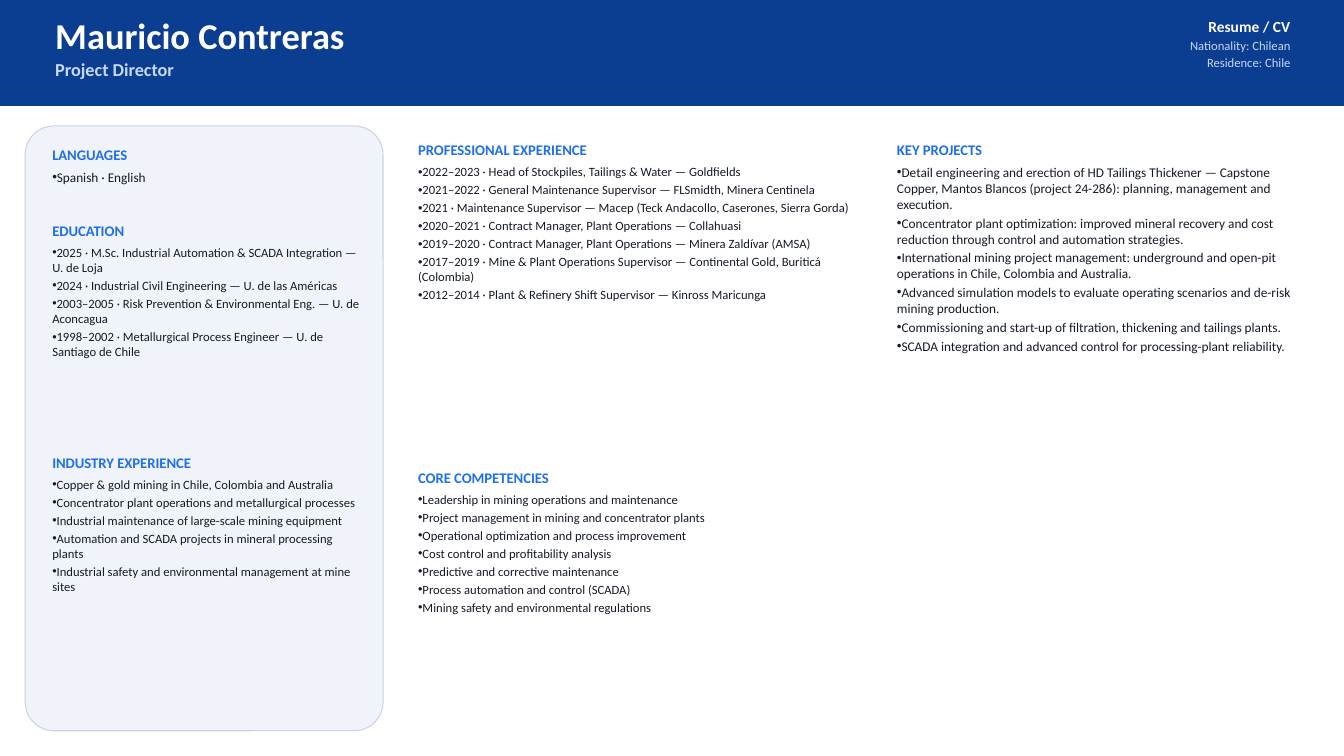
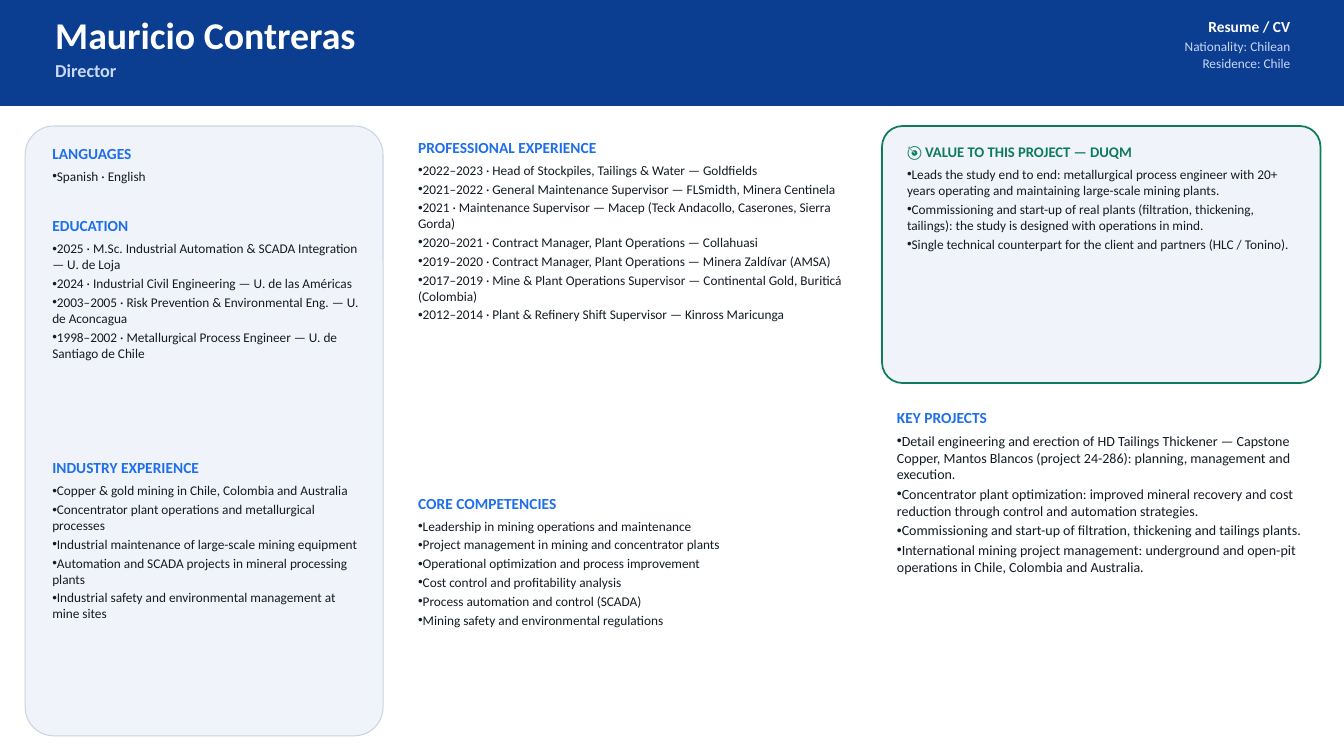
Before and after one commit to jjuri-socialmining/_DemoCustomerOps, a slide deck: slide 3 of web/og-b0d2f7a3-files/Sigma-Digital-Twins-Team-Duqm-EN.pptx. Drawn at 1344x756 pixels with LibreOffice and Linux fonts; fonts in the diff are those of the drawing. Boxes give left, top, right and bottom in pixels: in the first picture for what was removed or moved away, otherwise in the second. Text is boxed around its words. In the diff, an @@ line names an element or a change of style, - is before the commit and + after.

```diff
--- a/web/og-b0d2f7a3-files/Sigma-Digital-Twins-Team-Duqm-EN.pptx
+++ b/web/og-b0d2f7a3-files/Sigma-Digital-Twins-Team-Duqm-EN.pptx
@@ text at bbox=[55, 22, 356, 50]: size 26 to 27 pt in "Mauricio Contreras" @@
@@ text at bbox=[1185, 41, 1291, 68]: size 9 to 9.5 pt in "Nationality: Chilean", "Residence: Chile" @@
@@ text at bbox=[55, 64, 116, 77]: text changed @@
-Project Director
+Director
@@ rounded rectangle: place and size @@
-rounded rectangle at bbox=[25, 126, 383, 731]
+rounded rectangle at bbox=[25, 126, 383, 736]
@@ text at bbox=[52, 149, 131, 159]: size 10.5 to 11 pt in "LANGUAGES" @@
@@ text "PROFESSIONAL EXPERIENCE" at bbox=[418, 143, 841, 322]: size 10.5 to 11 pt in "PROFESSIONAL EXPERIENCE"; size 9 to 9.5 pt @@
@@ rounded rectangle added at bbox=[882, 126, 1321, 383], fill #F0F4FA, outline #0E7C5A 1.25 pt @@
@@ text added at bbox=[907, 147, 1289, 251], 9.5 pt, text #141B26 @@
+🎯 VALUE TO THIS PROJECT — DUQM
+• Leads the study end to end: metallurgical process engineer with 20+ years operating and maintaining large-scale mining plants.
+• Commissioning and start-up of real plants (filtration, thickening, tailings): the study is designed with operations in mind.
+• Single technical counterpart for the client and partners (HLC / Tonino).
@@ text "EDUCATION" at bbox=[52, 221, 359, 361]: size 10.5 to 11 pt in "EDUCATION"; size 9 to 9.5 pt @@
@@ text at bbox=[897, 287, 1291, 354]: paragraphs removed @@
-• Advanced simulation models to evaluate operating scenarios and de-risk mining production.
-• Commissioning and start-up of filtration, thickening and tailings plants.
-• SCADA integration and advanced control for processing-plant reliability.
@@ text "KEY PROJECTS": place and size @@
-text "KEY PROJECTS" at bbox=[897, 145, 1291, 354]
+text "KEY PROJECTS" at bbox=[897, 413, 1301, 575]
@@ text at bbox=[897, 413, 1295, 575]: size 10.5 to 11 pt in "KEY PROJECTS"; size 9.5 to 10 pt in "Detail engineering and erection of HD Tailings ...", "Concentrator plant optimization: improved mineral recovery a ...", "International mining project management: underground and ope ..." @@
@@ text "INDUSTRY EXPERIENCE" at bbox=[52, 463, 357, 618]: size 10.5 to 11 pt in "INDUSTRY EXPERIENCE"; size 9 to 9.5 pt @@
@@ text "CORE COMPETENCIES": place and size @@
-text "CORE COMPETENCIES" at bbox=[418, 473, 705, 614]
+text "CORE COMPETENCIES" at bbox=[418, 499, 720, 628]
@@ text "CORE COMPETENCIES" at bbox=[418, 499, 720, 628]: size 10.5 to 11 pt in "CORE COMPETENCIES"; size 9 to 9.5 pt @@
@@ text at bbox=[902, 525, 1301, 538]: paragraph added @@
+• Commissioning and start-up of filtration, thickening and tailings plants.
@@ text at bbox=[418, 567, 619, 576]: paragraph removed @@
-• Predictive and corrective maintenance
```
Also in this commit, not shown: 9 other slides changed, 1 slide added, 2 other files.
